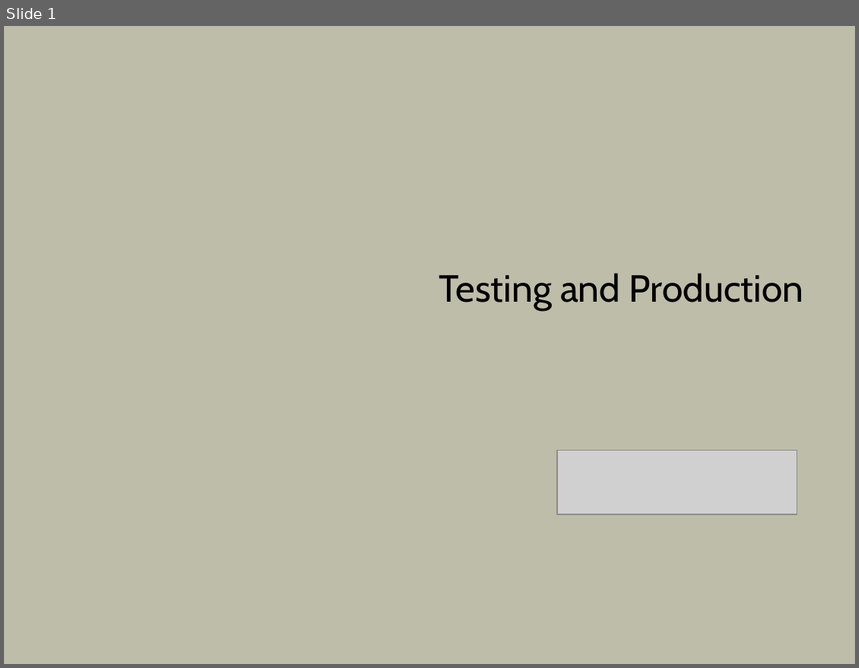
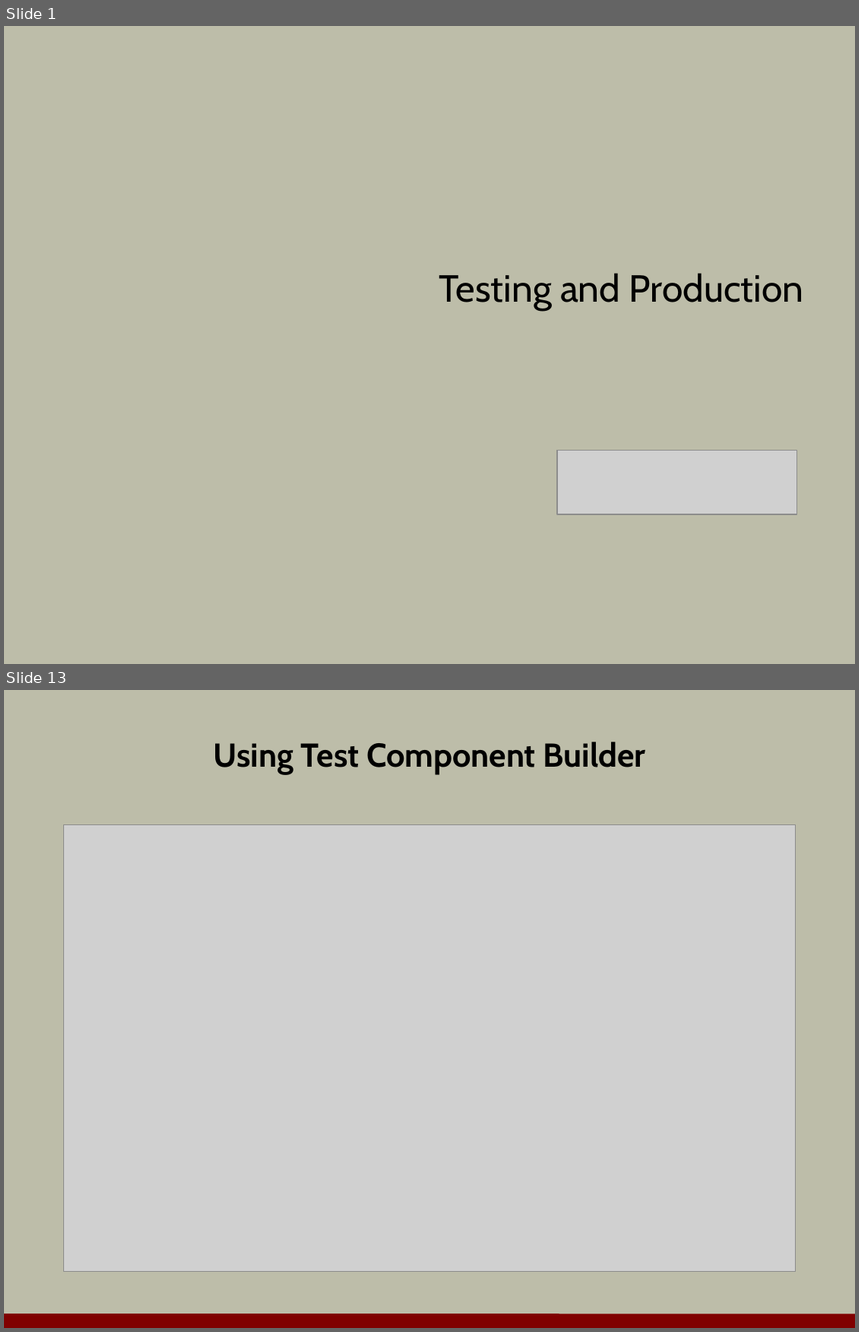
Before and after one commit to OdeToCode/classes, a slide deck: angular2/slides/08-testing.pptx. Shown one above the other, each under a label of ours: slide 1 before the commit, slides 1 and 13 after it; the slides between them are not shown. The pictures are 859x668 and 859x1332 pixels, drawn with LibreOffice and Linux fonts; fonts in the diff are those of the drawing; grey boxes stand for pictures; background and template pictures are left out. Boxes give left, top, right and bottom in pixels: in the first picture for what was removed or moved away, otherwise in the second. Text is boxed around its words. In the diff, an @@ line names an element or a change of style, - is before the commit and + after.

```diff
--- a/angular2/slides/08-testing.pptx
+++ b/angular2/slides/08-testing.pptx
@@ slide 13 added at [4,690,855,1328], background #BDBDA9 @@
@@ title added at [214,742,646,774], 28 pt, text #000000, bold @@
+Using Test Component Builder
@@ picture added at [63,825,794,1271] @@
@@ line added from (4, 1321) to (855, 1322), #800000 12 pt @@
```
Also in this commit, not shown: 1 slide changed, 13 other slides added, 9 slides removed, 1 other file.
